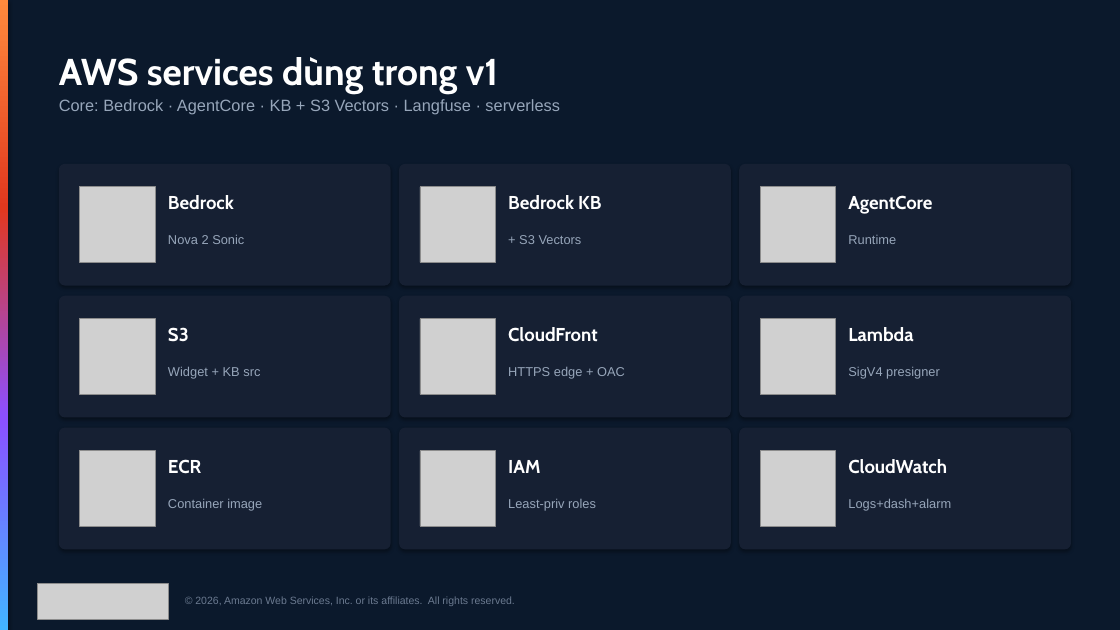
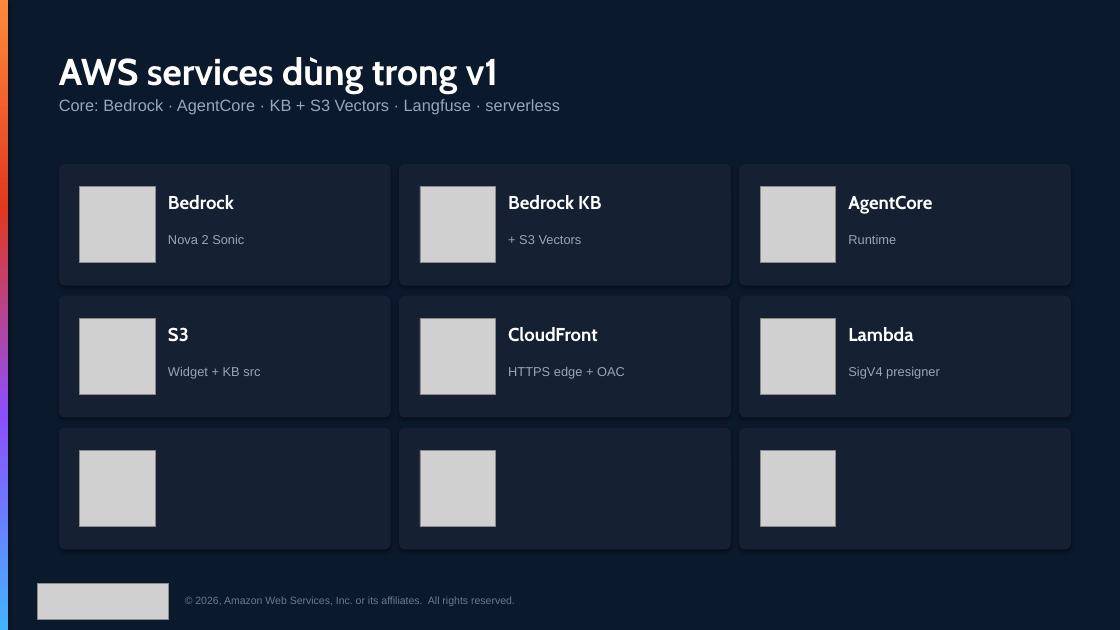
Before and after one commit to KenzyTran/hera, a slide deck: slide 8 of docs/slides/Hera-Voice-Agent-Sharing.pptx. Drawn at 1120x630 pixels with LibreOffice and Linux fonts; fonts in the diff are those of the drawing; grey boxes stand for pictures. Boxes give left, top, right and bottom in pixels: in the first picture for what was removed or moved away, otherwise in the second. Text is boxed around its words. In the diff, an @@ line names an element or a change of style, - is before the commit and + after.

```diff
--- a/docs/slides/Hera-Voice-Agent-Sharing.pptx
+++ b/docs/slides/Hera-Voice-Agent-Sharing.pptx
@@ text removed at [168,459,201,474] @@
-ECR
@@ text removed at [508,460,540,473] @@
-IAM
@@ text removed at [848,459,947,474] @@
-CloudWatch
@@ text removed at [168,499,262,511] @@
-Container image
@@ text removed at [508,499,596,511] @@
-Least-priv roles
@@ text removed at [848,499,951,511] @@
-Logs+dash+alarm
```
